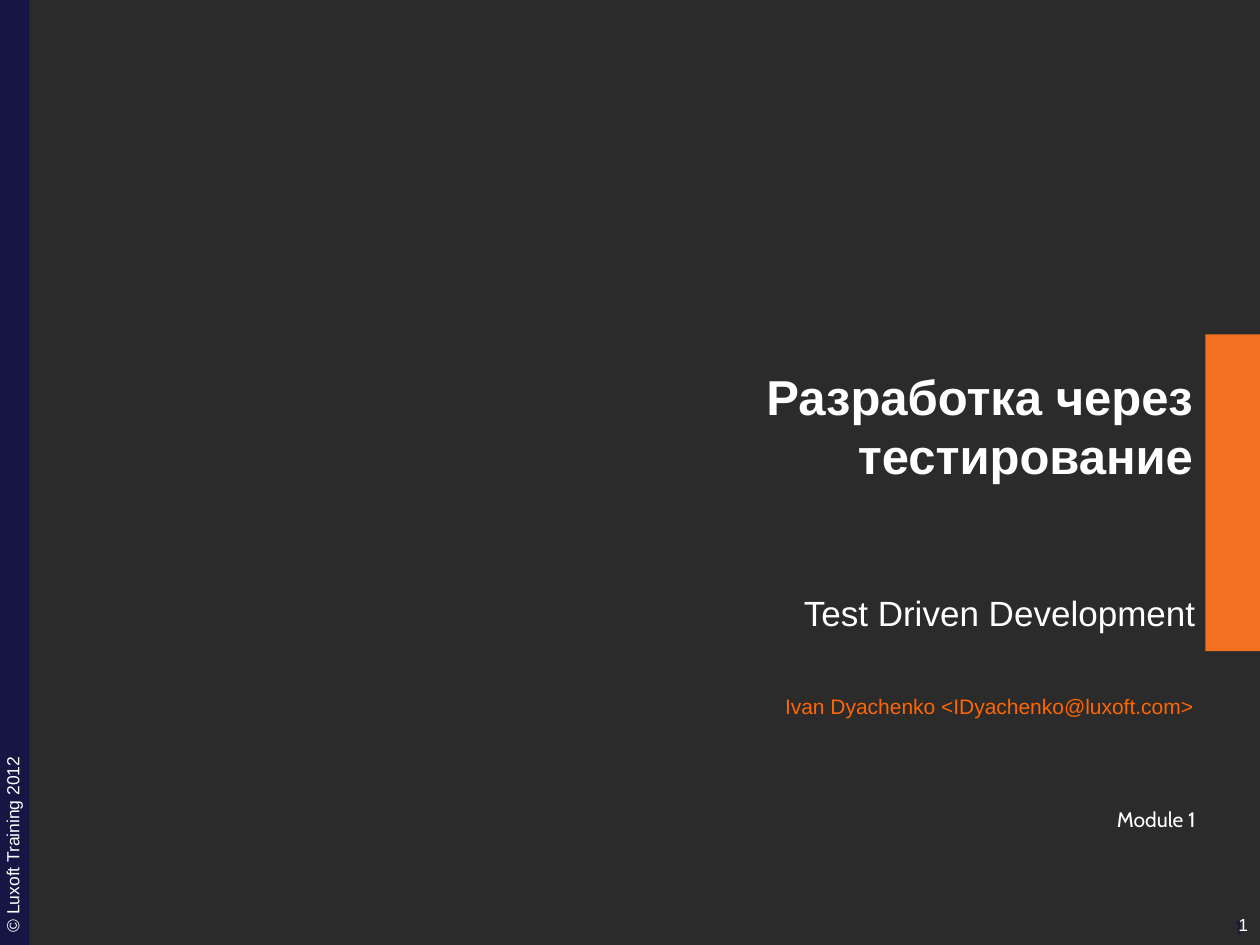
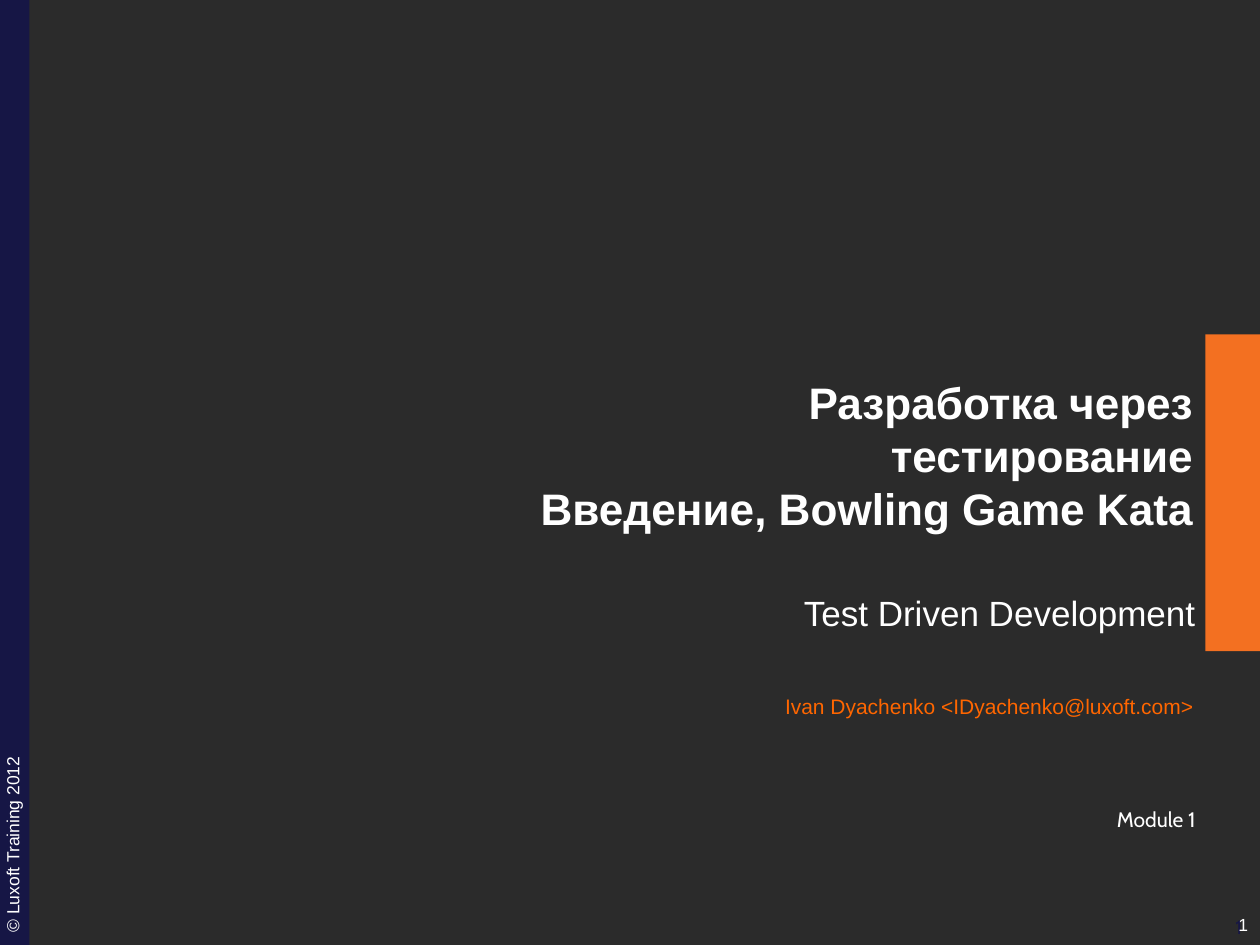
Before and after one commit to ivan-dyachenko/Trainings, a slide deck: slide 1 of Test Driven Development/materials/pptx/1. TDD-Introduction.pptx. Drawn at 1260x945 pixels with LibreOffice and Linux fonts; fonts in the diff are those of the drawing; background and template pictures are left out; a plain dark background stands for a picture behind light text. Boxes give left, top, right and bottom in pixels: in the first picture for what was removed or moved away, otherwise in the second. Text is boxed around its words. In the diff, an @@ line names an element or a change of style, - is before the commit and + after.

```diff
--- a/Test Driven Development/materials/pptx/1. TDD-Introduction.pptx
+++ b/Test Driven Development/materials/pptx/1. TDD-Introduction.pptx
@@ title at (541, 386, 1193, 534): text changed; size 28 to 25.2 pt @@
-Разработка через тестирование
+Разработка через тестирование
+Введение, Bowling Game Kata
```
Also in this commit, not shown: 22 other slides changed, 7 other files.
